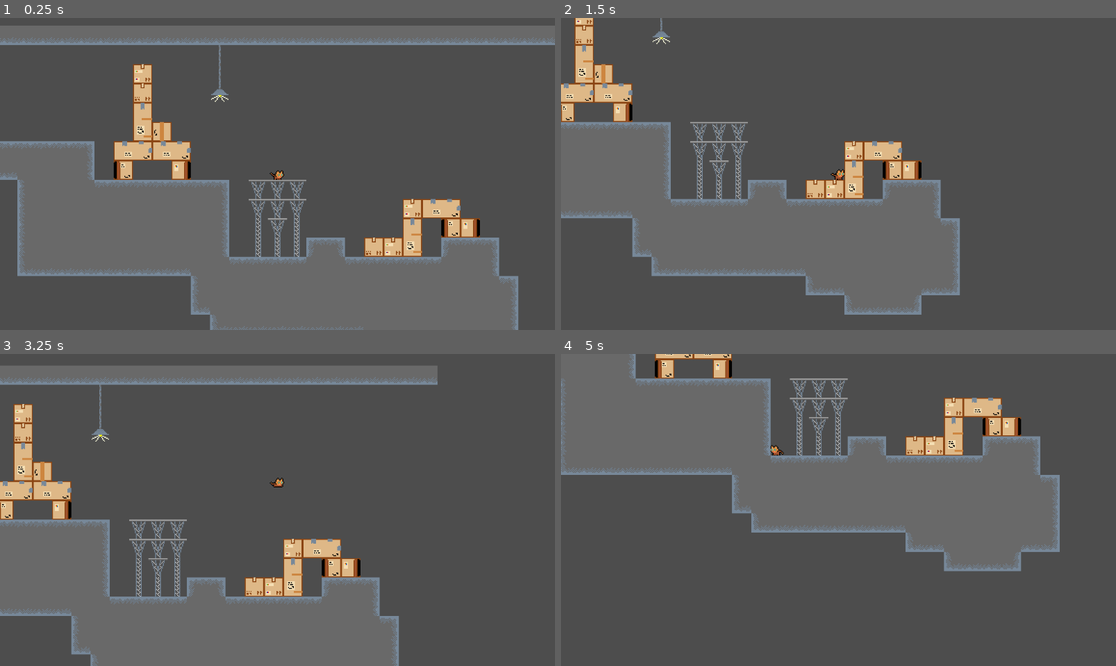
Above: before the commit, frames 1-4 (two rows, left to right).
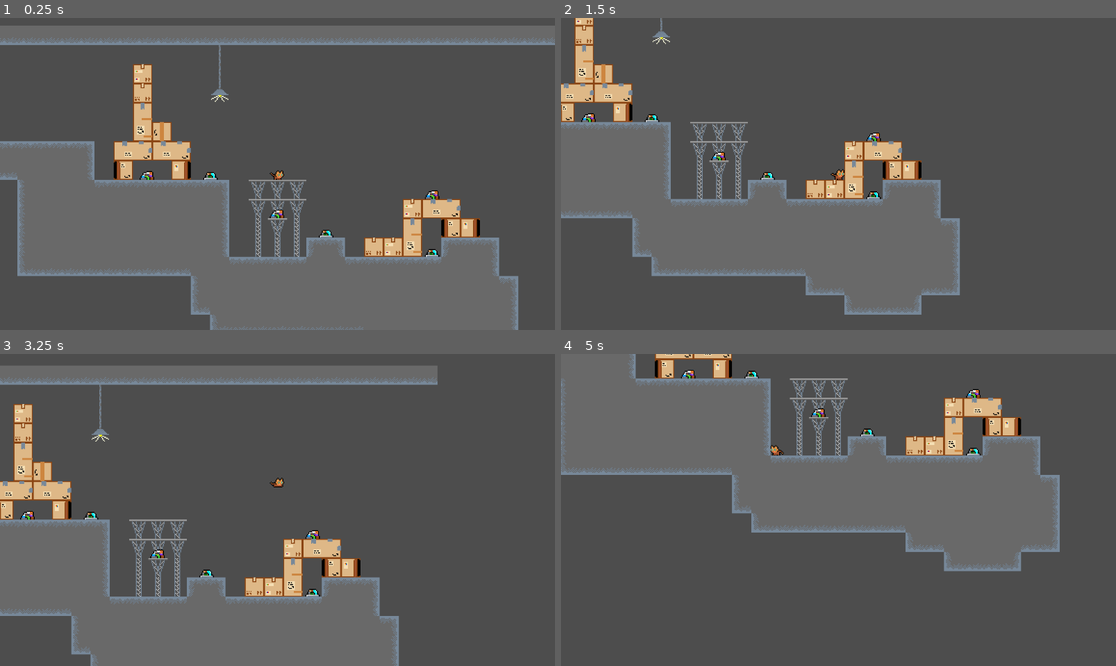
Above: after the commit, the same moments.

Repository: filipetressmann/Catopia
Game: Godot game, scene res://Scenes/Main/Main.tscn
Two runs of this game, one before a commit and one after it. Both use one fixed random seed, a clock stepped at 60 frames per second and the inputs below.
Inputs:
- Up to frame 1 (0.25 s): no input
- Up to frame 2 (1.5 s): tap Enter at 0.5 s; hold F (Collect, bound only after the commit) 0.53-1.28 s; hold D (Right) from 0.53 s (still down); tap W (Jump) at 0.77 s; tap Space (Dash) at 1.35 s
- Up to frame 3 (3.25 s): tap W (Jump) at 1.52, 3.02 s; tap F (Collect, bound only after the commit) at 1.55, 2.85 s; tap Space (Dash) at 2 s; release D (Right) at 2.03 s; hold A (Left) 2.03-2.78 s; hold F (Collect, bound only after the commit) 2.03-2.78 s; tap Enter at 2.75 s; hold D (Right) from 2.78 s (still down)
- Up to frame 4 (5 s): hold Space (Dash) 3.53-4.28 s; tap W (Jump) at 3.77, 4.52 s; tap F (Collect, bound only after the commit) at 3.8, 4.35 s; release D (Right) at 4.28 s; hold A (Left) from 4.28 s (still down)

The runs differ from the first frame. In frame 1, 0.3% of the frame differs, in the area x 25-80%, y 48-77%; in frame 2, 0.3%, in the area x 3-58%, y 30-59%; in frame 3, 0.3%; in frame 4, 0.3%.

Commit message:
Loot system and inventory

Diff:
--- a/Scenes/Main/Main.tscn
+++ b/Scenes/Main/Main.tscn
@@ -1,7 +1,8 @@
-[gd_scene load_steps=5 format=3 uid="uid://b7eloaonkw7fk"]
+[gd_scene load_steps=6 format=3 uid="uid://b7eloaonkw7fk"]
 
 [ext_resource type="PackedScene" uid="uid://domk0k5a3sxcp" path="res://Scenes/Player/player.tscn" id="2_0gcqk"]
 [ext_resource type="Texture2D" uid="uid://bkti7k4e2jrnb" path="res://Assets/tiles.png" id="2_4haqv"]
+[ext_resource type="PackedScene" uid="uid://be1sgmytudsgv" path="res://Scenes/Objects/trash.tscn" id="3_o0fds"]
 
 [sub_resource type="TileSetAtlasSource" id="TileSetAtlasSource_3jeya"]
 texture = ExtResource("2_4haqv")
@@ -115,7 +116,7 @@
 [node name="Main" type="Node2D"]
 position = Vector2(571, 362)
 
-[node name="Player" parent="." instance=ExtResource("2_0gcqk")]
+[node name="Player" parent="." groups=["player"] instance=ExtResource("2_0gcqk")]
 position = Vector2(30, -66)
 speed = 250
 
@@ -124,3 +125,24 @@
 format = 2
 layer_0/name = "foreground"
 layer_0/tile_data = PackedInt32Array(131070, 524291, 0, 131071, 3, 0, 65536, 3, 0, 65537, 3, 0, 65538, 3, 0, 65539, 524 …(4909 unchanged characters)…
+
+[node name="Trash" parent="." instance=ExtResource("3_o0fds")]
+position = Vector2(80, 0)
+
+[node name="Trash2" parent="." instance=ExtResource("3_o0fds")]
+position = Vector2(190, -40)
+
+[node name="Trash3" parent="." instance=ExtResource("3_o0fds")]
+position = Vector2(-40, -60)
+
+[node name="Trash4" parent="." instance=ExtResource("3_o0fds")]
+position = Vector2(-106, -60)
+
+[node name="Trash5" parent="." instance=ExtResource("3_o0fds")]
+position = Vector2(29, -20)
+
+[node name="Trash6" parent="." instance=ExtResource("3_o0fds")]
+position = Vector2(190, 20)
+
+[node name="Trash7" parent="." instance=ExtResource("3_o0fds")]
+position = Vector2(-285, -100)
--- /dev/null
+++ b/Scenes/Objects/Item.tscn
@@ -0,0 +1,21 @@
+[gd_scene load_steps=4 format=3 uid="uid://d3i50321v1d1a"]
+
+[ext_resource type="Script" path="res://Scripts/Item.gd" id="1_2jjay"]
+[ext_resource type="Texture2D" uid="uid://c2v6khbmx2tgr" path="res://Assets/resource-items.png" id="2_u05t8"]
+
+[sub_resource type="CircleShape2D" id="CircleShape2D_7rcs8"]
+
+[node name="Item" type="Area2D" groups=["item"]]
+script = ExtResource("1_2jjay")
+
+[node name="Sprite" type="Sprite2D" parent="."]
+position = Vector2(0, -5)
+texture = ExtResource("2_u05t8")
+hframes = 7
+
+[node name="Shape" type="CollisionShape2D" parent="."]
+position = Vector2(0, -7)
+shape = SubResource("CircleShape2D_7rcs8")
+
+[connection signal="body_entered" from="." to="." method="_on_body_entered"]
+[connection signal="body_exited" from="." to="." method="_on_body_exited"]
--- /dev/null
+++ b/Scenes/Objects/trash.tscn
@@ -0,0 +1,22 @@
+[gd_scene load_steps=4 format=3 uid="uid://be1sgmytudsgv"]
+
+[ext_resource type="Script" path="res://Scripts/Trash.gd" id="1_tp2xf"]
+[ext_resource type="Texture2D" uid="uid://00bwog8kjos4" path="res://Assets/trash.png" id="2_sg5nj"]
+
+[sub_resource type="RectangleShape2D" id="RectangleShape2D_o3xfi"]
+size = Vector2(24, 12)
+
+[node name="Trash" type="Area2D" groups=["trash"]]
+script = ExtResource("1_tp2xf")
+
+[node name="Sprite" type="Sprite2D" parent="."]
+position = Vector2(0, -10)
+texture = ExtResource("2_sg5nj")
+vframes = 2
+
+[node name="Shape" type="CollisionShape2D" parent="."]
+position = Vector2(1, -6)
+shape = SubResource("RectangleShape2D_o3xfi")
+
+[connection signal="body_entered" from="." to="." method="_on_body_entered"]
+[connection signal="body_exited" from="." to="." method="_on_body_exited"]
--- /dev/null
+++ b/Scenes/Player/Inventory.gd
@@ -0,0 +1,28 @@
+class_name Inventory
+
+var _items = {}
+
+# Called when the node enters the scene tree for the first time.
+func _ready():
+	pass # Replace with function body.
+
+
+# Called every frame. 'delta' is the elapsed time since the previous frame.
+func _process(delta):
+	pass
+
+func add_item(item_name: String, amount: int = 1) -> void:
+	if _items.has(item_name):
+		_items[item_name] += amount
+	else:
+		_items[item_name] = amount
+
+func consume_item(item_name: String, amount: int = 1) -> bool:
+	if _items.has(item_name):
+		if _items[item_name] >= amount:
+			_items[item_name] -= amount
+			return true
+	return false
+
+func debug() -> void:
+	print(_items)
--- a/Scenes/Player/Player.gd
+++ b/Scenes/Player/Player.gd
@@ -15,6 +15,11 @@
 var is_dashing = false
 var can_dash = false
 var dash_timer = dash_duration
+
+var in_range_trashes = []
+var in_range_items = []
+
+var inventory = Inventory.new()
 
 func _process(delta):
 	if is_dashing:
@@ -65,7 +70,42 @@
 	set_movement_direction(Vector2.ZERO)
 
 func _on_floor_hit() -> void:
+	if _animation_player.current_animation == "":
+		_animation_player.play("idle")
 	can_dash = true
 
 func die() -> void:
 	super.die()
+
+# Coleta o primeiro item que colidiu, ou então o primeiro lixo
+func collect():
+	if in_range_items != []:
+		inventory.add_item(in_range_items[0].get_item_name())
+		in_range_items[0].queue_free()
+		in_range_items.pop_front()
+		inventory.debug()
+	elif in_range_trashes != []:
+		_animation_player.play("sniff") # Adicionar animation lock
+		print(_animation_player.current_animation)
+		in_range_trashes[0].rummage() # Função pro lixo dropar itens
+		in_range_trashes.pop_front()
+
+# Entrou em um novo lixo
+func append_trash(body: Node2D) -> void:
+	if body.is_in_group("trash"):
+		in_range_trashes.append(body)
+
+# Saiu de um lixo
+func leave_trash(body: Node2D) -> void:
+	if body.is_in_group("trash") and in_range_trashes.has(body):
+		in_range_trashes.erase(body)
+
+# Colidiu com item
+func join_item(body: Node2D) -> void:
+	if body.is_in_group("item"):
+		in_range_items.append(body)
+
+# Saiu da colisão com item
+func leave_item(body: Node2D) -> void:
+	if body.is_in_group("item") and in_range_items.has(body):
+		in_range_items.erase(body)
--- a/Scenes/Player/player.tscn
+++ b/Scenes/Player/player.tscn
@@ -7,23 +7,6 @@
 
 [sub_resource type="CircleShape2D" id="CircleShape2D_bafku"]
 radius = 6.0
-
-[sub_resource type="Animation" id="Animation_wtoci"]
-resource_name = "idle"
-length = 0.6
-loop_mode = 1
-tracks/0/type = "value"
-tracks/0/imported = false
-tracks/0/enabled = true
-tracks/0/path = NodePath("Sprite:frame")
-tracks/0/interp = 1
-tracks/0/loop_wrap = true
-tracks/0/keys = {
-"times": PackedFloat32Array(0, 0.1, 0.2, 0.3, 0.4, 0.5),
-"transitions": PackedFloat32Array(1, 1, 1, 1, 1, 1),
-"update": 1,
-"values": [0, 1, 2, 3, 4, 5]
-}
 
 [sub_resource type="Animation" id="Animation_0bfhv"]
 length = 0.001
@@ -52,11 +35,26 @@
 "values": [Vector2i(1, 2)]
 }
 
-[sub_resource type="Animation" id="Animation_5ickd"]
-resource_name = "walk"
-length = 0.8
+[sub_resource type="Animation" id="Animation_5qyb1"]
+resource_name = "air"
+length = 0.10001
+tracks/0/type = "value"
+tracks/0/imported = false
+tracks/0/enabled = true
+tracks/0/path = NodePath("Sprite:frame_coords")
+tracks/0/interp = 1
+tracks/0/loop_wrap = true
+tracks/0/keys = {
+"times": PackedFloat32Array(0),
+"transitions": PackedFloat32Array(1),
+"update": 1,
+"values": [Vector2i(1, 2)]
+}
+
+[sub_resource type="Animation" id="Animation_wtoci"]
+resource_name = "idle"
+length = 0.6
 loop_mode = 1
-step = 0.0666667
 tracks/0/type = "value"
 tracks/0/imported = false
 tracks/0/enabled = true
@@ -64,10 +62,10 @@
 tracks/0/interp = 1
 tracks/0/loop_wrap = true
 tracks/0/keys = {
-"times": PackedFloat32Array(0, 0.1, 0.2, 0.3, 0.4, 0.5, 0.6, 0.7),
-"transitions": PackedFloat32Array(1, 1, 1, 1, 1, 1, 1, 1),
+"times": PackedFloat32Array(0, 0.1, 0.2, 0.3, 0.4, 0.5),
+"transitions": PackedFloat32Array(1, 1, 1, 1, 1, 1),
 "update": 1,
-"values": [10, 11, 12, 13, 14, 15, 16, 17]
+"values": [0, 1, 2, 3, 4, 5]
 }
 
 [sub_resource type="Animation" id="Animation_j4wt3"]
@@ -88,20 +86,39 @@
 "values": [20, 21]
 }
 
-[sub_resource type="Animation" id="Animation_5qyb1"]
-resource_name = "air"
-length = 0.10001
+[sub_resource type="Animation" id="Animation_5ickd"]
+resource_name = "walk"
+length = 0.8
+loop_mode = 1
+step = 0.0666667
 tracks/0/type = "value"
 tracks/0/imported = false
 tracks/0/enabled = true
-tracks/0/path = NodePath("Sprite:frame_coords")
+tracks/0/path = NodePath("Sprite:frame")
 tracks/0/interp = 1
 tracks/0/loop_wrap = true
 tracks/0/keys = {
-"times": PackedFloat32Array(0),
-"transitions": PackedFloat32Array(1),
+"times": PackedFloat32Array(0, 0.1, 0.2, 0.3, 0.4, 0.5, 0.6, 0.7),
+"transitions": PackedFloat32Array(1, 1, 1, 1, 1, 1, 1, 1),
 "update": 1,
-"values": [Vector2i(1, 2)]
+"values": [10, 11, 12, 13, 14, 15, 16, 17]
+}
+
+[sub_resource type="Animation" id="Animation_8qydq"]
+resource_name = "sniff"
+length = 2.00002
+step = 0.2
+tracks/0/type = "value"
+tracks/0/imported = false
+tracks/0/enabled = true
+tracks/0/path = NodePath("Sprite:frame")
+tracks/0/interp = 1
+tracks/0/loop_wrap = true
+tracks/0/keys = {
+"times": PackedFloat32Array(0, 0.2, 0.6, 1.4, 1.8),
+"transitions": PackedFloat32Array(1, 1, 1, 1, 1),
+"update": 1,
+"values": [30, 31, 34, 38, 39]
 }
 
 [sub_resource type="AnimationLibrary" id="AnimationLibrary_xqone"]
@@ -110,6 +127,7 @@
 "air": SubResource("Animation_5qyb1"),
 "idle": SubResource("Animation_wtoci"),
 "run": SubResource("Animation_j4wt3"),
+"sniff": SubResource("Animation_8qydq"),
 "walk": SubResource("Animation_5ickd")
 }
 
@@ -147,6 +165,7 @@
 frame = 21
 
 [connection signal="floor_hit" from="." to="." method="_on_floor_hit"]
+[connection signal="collect" from="PlayerInputController" to="." method="collect"]
 [connection signal="dash" from="PlayerInputController" to="." method="dash"]
 [connection signal="horizontal_move" from="PlayerInputController" to="." method="horizontal_move"]
 [connection signal="jump" from="PlayerInputController" to="." method="jump"]
--- a/Scripts/InputController.gd
+++ b/Scripts/InputController.gd
@@ -4,6 +4,7 @@
 signal low_jump
 signal horizontal_move(direction: float)
 signal dash
+signal collect
 
 var horizontal_axis : float  = 0
 
@@ -24,3 +25,5 @@
 		low_jump.emit()
 	if event.is_action_pressed("Dash"):
 		dash.emit()
+	if event.is_action_pressed("Collect"):
+		collect.emit()
--- /dev/null
+++ b/Scripts/Item.gd
@@ -0,0 +1,31 @@
+extends Area2D
+
+@onready var _sprite = $Sprite
+
+const items = ["metal", "glass", "wood", "string", "nail", "bone", "rock"]
+
+var id = 0
+
+# Called when the node enters the scene tree for the first time.
+func _ready():
+	self.id = randi() % items.size()
+	_sprite.frame = id
+
+# Called every frame. 'delta' is the elapsed time since the previous frame.
+func _process(delta):
+	pass
+
+func get_item_name():
+	return items[id]
+
+
+
+
+func _on_body_entered(body):
+	if body.is_in_group("player"):
+		body.join_item(self)
+
+
+func _on_body_exited(body):
+	if body.is_in_group("player"):
+		body.leave_item(self)
--- /dev/null
+++ b/Scripts/Trash.gd
@@ -0,0 +1,32 @@
+extends Area2D
+
+@onready var sprite = $Sprite
+@onready var item = preload("res://Scenes/Objects/Item.tscn")
+
+# Called when the node enters the scene tree for the first time.
+func _ready():
+	sprite.frame = randi() % 2
+
+
+# Called every frame. 'delta' is the elapsed time since the previous frame.
+func _process(delta):
+	pass
+
+
+
+func rummage():
+	var loot = item.instantiate()
+	loot.position = position
+
+	get_parent().add_child(loot)
+	queue_free()
+
+
+func _on_body_entered(body):
+	if body.is_in_group("player"):
+		body.append_trash(self)
+
+
+func _on_body_exited(body):
+	if body.is_in_group("player"):
+		body.leave_trash(self)
--- a/project.godot
+++ b/project.godot
@@ -69,6 +69,11 @@
 , Object(InputEventKey,"resource_local_to_scene":false,"resource_name":"","device":-1,"window_id":0,"alt_pressed":false,"shift_pressed":false,"ctrl_pressed":false,"meta_pressed":false,"pressed":false,"keycode":0,"physical_keycode":4194322,"key_label":0,"unicode":0,"echo":false,"script":null)
 ]
 }
+Collect={
+"deadzone": 0.5,
+"events": [Object(InputEventKey,"resource_local_to_scene":false,"resource_name":"","device":-1,"window_id":0,"alt_pressed":false,"shift_pressed":false,"ctrl_pressed":false,"meta_pressed":false,"pressed":false,"keycode":0,"physical_keycode":70,"key_label":0,"unicode":102,"echo":false,"script":null)
+]
+}
 
 [rendering]
 
Not shown: 1 places in Scenes/Player/player.tscn that only renumber resources
